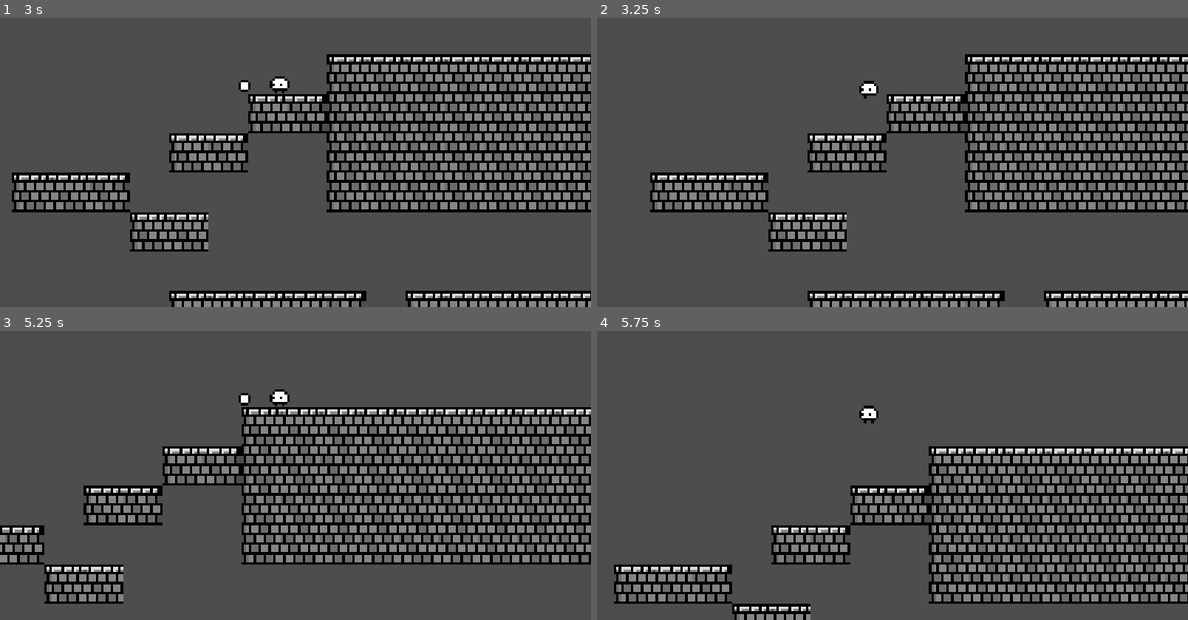
Above: before the commit, frames 1-4 (two rows, left to right).
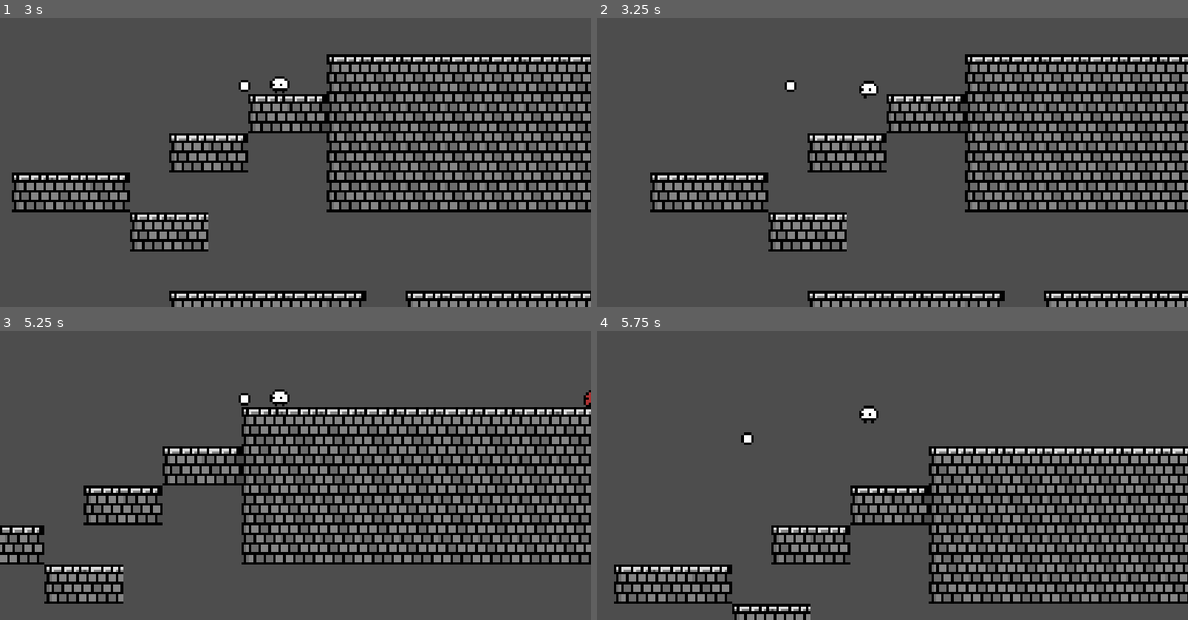
Above: after the commit, the same moments.

Repository: JamesFerchak/GodotGame
Game: Godot game, scene res://main menu/main_menu.tscn
The game is run twice, just before and just after one commit, with the same random seed, the same clock (stepped at 60 frames per second) and the same inputs. Sound files missing from this copy of the repository are replaced by a short silence.
Inputs (mouse positions are in pixels of both pictures, inside the frame that each line leads up to):
- Up to frame 1 (3 s): click (295, 139) at 0.5 s; move the mouse to (425, 124) at 1.27 s; hold D (right) 1.28-2.78 s; tap Shift (shoot) at 1.35, 2.1, 2.85 s; tap Space (jump) at 1.52, 2.27 s; move the mouse to (177, 156) at 2.02 s; move the mouse to (354, 67) at 2.77 s; hold A (left) from 2.78 s (still down)
- Up to frame 2 (3.25 s): keep holding A (left)
- Up to frame 3 (5.25 s): move the mouse to (265, 518) at 3.52 s; release A (left) at 3.53 s; hold D (right) 3.53-5.03 s; tap Shift (shoot) at 3.6, 4.35, 5.1 s; tap Space (jump) at 3.77, 4.52 s; move the mouse to (472, 504) at 4.27 s; move the mouse to (118, 403) at 5.02 s; hold A (left) from 5.03 s (still down)
- Up to frame 4 (5.75 s): keep holding A (left); tap Space (jump) at 5.27 s

Frame 1 is identical in both runs. In frame 2, less than 0.1% of the frame differs, in the area x 31-34%, y 21-26%; in frame 3, less than 0.1%; in frame 4, less than 0.1%, in the area x 24-27%, y 35-40%.

Commit message:
player bullet limit made
player bullets are not limited to 3 present in the scene

Diff:
--- a/Player/bullet.gd
+++ b/Player/bullet.gd
@@ -15,7 +15,7 @@
 func _process(delta):
 	position += transform.x * speed * delta
 	killNumber += 1
-	if killNumber >= 20:
+	if killNumber >= 50:
 		queue_free()
 
 
--- a/Player/player.gd
+++ b/Player/player.gd
@@ -35,13 +35,16 @@
 
 
 func kill():
-	get_tree().quit()
+	get_tree().change_scene_to_file("res://main menu/main_menu.tscn")
+
+
 func heal():
 	health = 3
 
 
 
 func _physics_process(delta):
+
 	#handle velocity with stun active
 	if stun == true:
 		velocity.x = 0
@@ -94,11 +97,11 @@
 
 
 func shoot():
-	$SoundEffectShoot.play()
-	var b = bullet.instantiate()
-	owner.add_child(b)
-	b.transform = $Marker2D.global_transform
-	pass
+	if get_tree().get_nodes_in_group("pBullet").size() < 3:
+		$SoundEffectShoot.play()
+		var b = bullet.instantiate()
+		owner.add_child(b)
+		b.transform = $Marker2D.global_transform
 
 func jump():
 	velocity.y = jump_velocity
--- a/enemies/dummy.tscn
+++ b/enemies/dummy.tscn
@@ -32,7 +32,7 @@
 shape = SubResource("RectangleShape2D_3qo8f")
 debug_color = Color(0.960784, 0.152941, 0.32549, 0.419608)
 
-[node name="AudioStreamPlayer2D" type="AudioStreamPlayer2D" parent="."]
+[node name="hurt" type="AudioStreamPlayer2D" parent="."]
 stream = ExtResource("3_n5p4d")
 
 [connection signal="body_entered" from="." to="." method="_on_body_entered"]
--- a/TestLevel.tscn
+++ b/levels/TestLevel.tscn
@@ -82,5 +82,5 @@
 drag_bottom_margin = 0.7
 editor_draw_limits = true
 
-[node name="Dummy" parent="." instance=ExtResource("3_s1jh2")]
-position = Vector2(60, 12)
+[node name="Dummy" parent="." instance=ExtResource("3_4s7xc")]
+position = Vector2(47, 12)
--- a/main menu/main_menu.gd
+++ b/main menu/main_menu.gd
@@ -23,4 +23,4 @@
 
 
 func _on_buttonpress_finished():
-	get_tree().change_scene_to_file("res://TestLevel.tscn")
+	get_tree().change_scene_to_file("res://levels/TestLevel.tscn")
Not shown, added: ToDo.txt
Binary file added: level tools/simple tileset.aseprite
Binary file added: level tools/simple tileset.png
Not shown, added: level tools/simple tileset.png.import
Not shown: 3 places in levels/TestLevel.tscn that only renumber resources
